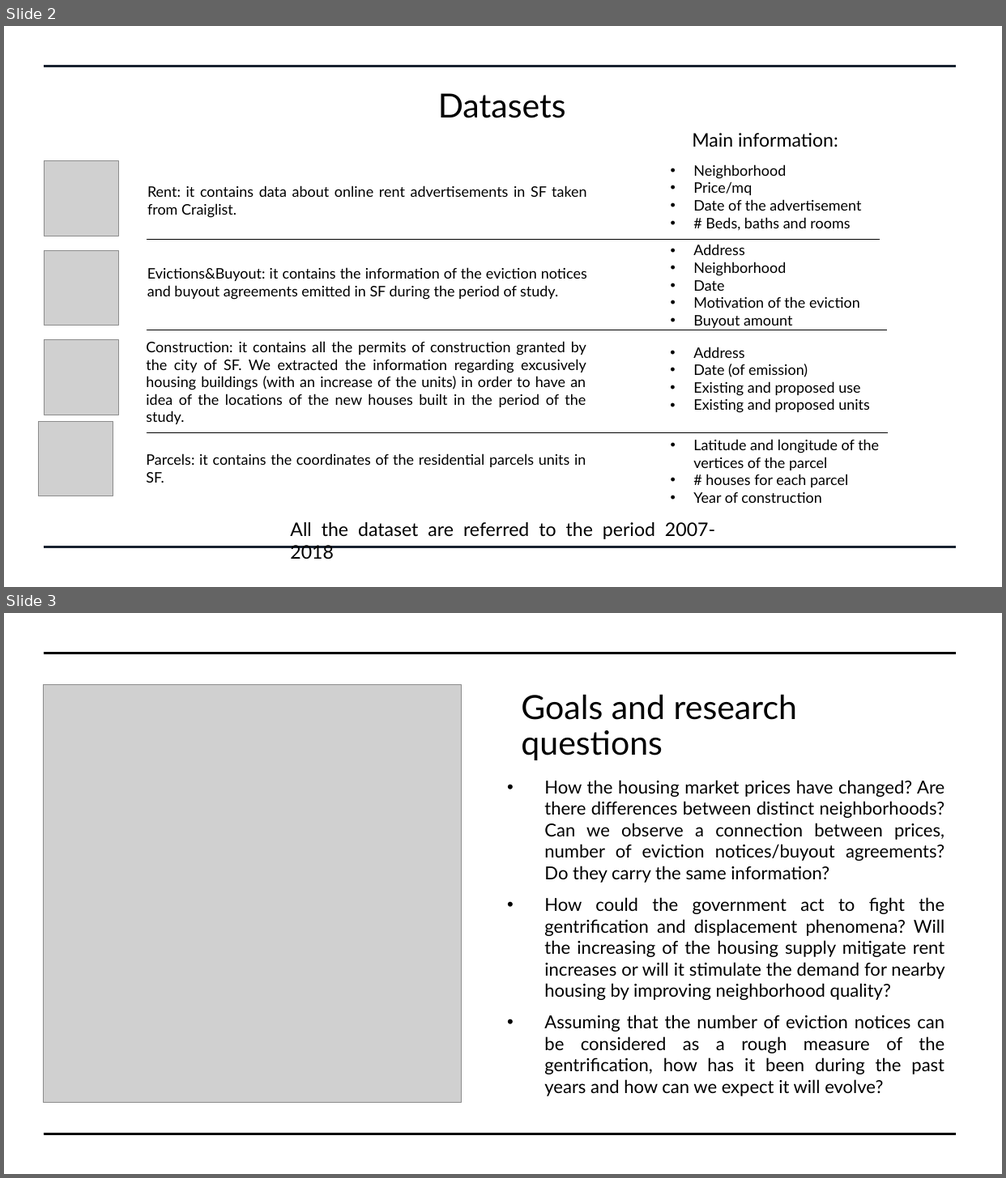
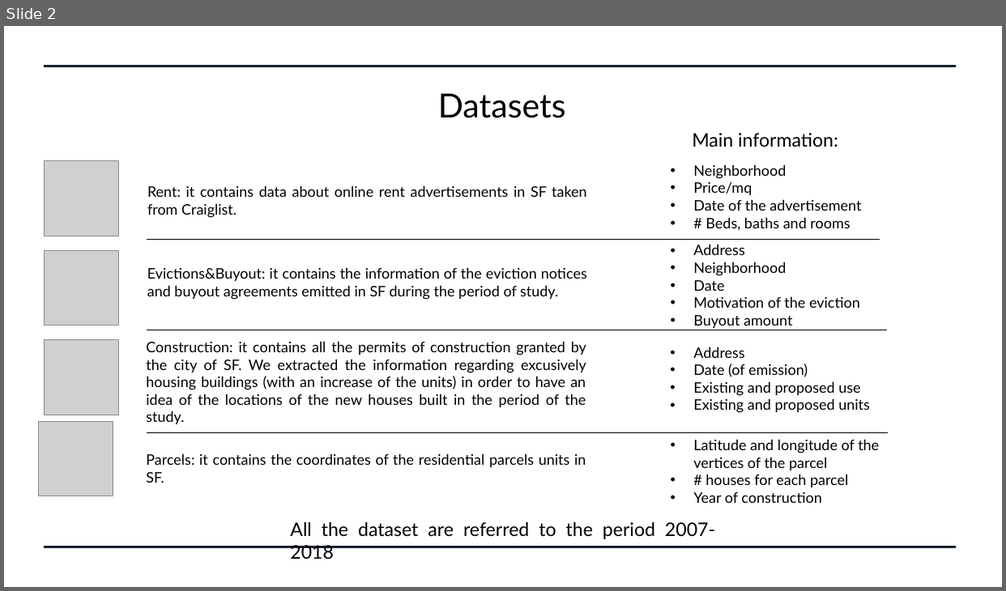
Before and after one commit to pietrobogani/SF-houses, a slide deck: ppt_parziale.pptx. Shown one above the other, each under a label of ours: slides 2 and 3 before the commit, slide 2 after it. The pictures are 1006x1178 and 1006x591 pixels, drawn with LibreOffice and Linux fonts; fonts in the diff are those of the drawing; grey boxes stand for pictures. Boxes give left, top, right and bottom in pixels: in the first picture for what was removed or moved away, otherwise in the second. Text is boxed around its words. In the diff, an @@ line names an element or a change of style, - is before the commit and + after.

```diff
--- a/ppt_parziale.pptx
+++ b/ppt_parziale.pptx
@@ slide 3 removed at (4, 613, 1002, 1174), background #FFFFFF @@
@@ line removed from (44, 653) to (957, 653) @@
@@ picture removed at (44, 685, 462, 1102) @@
@@ title removed at (521, 694, 797, 760) @@
-Goals and research questions
@@ subtitle removed at (544, 780, 945, 1097) @@
-• How the housing market prices have changed? Are there differences between distinct neighborhoods? Can we observe a connection between prices, number of eviction notices/buyout agreements? Do they carry the same information?
-• How could the government act to fight the gentrification and displacement phenomena? Will the increasing of the housing supply mitigate rent increases or will it stimulate the demand for nearby housing by improving neighborhood quality?
-• Assuming that the number of eviction notices can be considered as a rough measure of the gentrification, how has it been during the past years and how can we expect it will evolve?
@@ line removed from (44, 1134) to (957, 1134) @@
```
Also in this commit, not shown: 3 slides changed.
